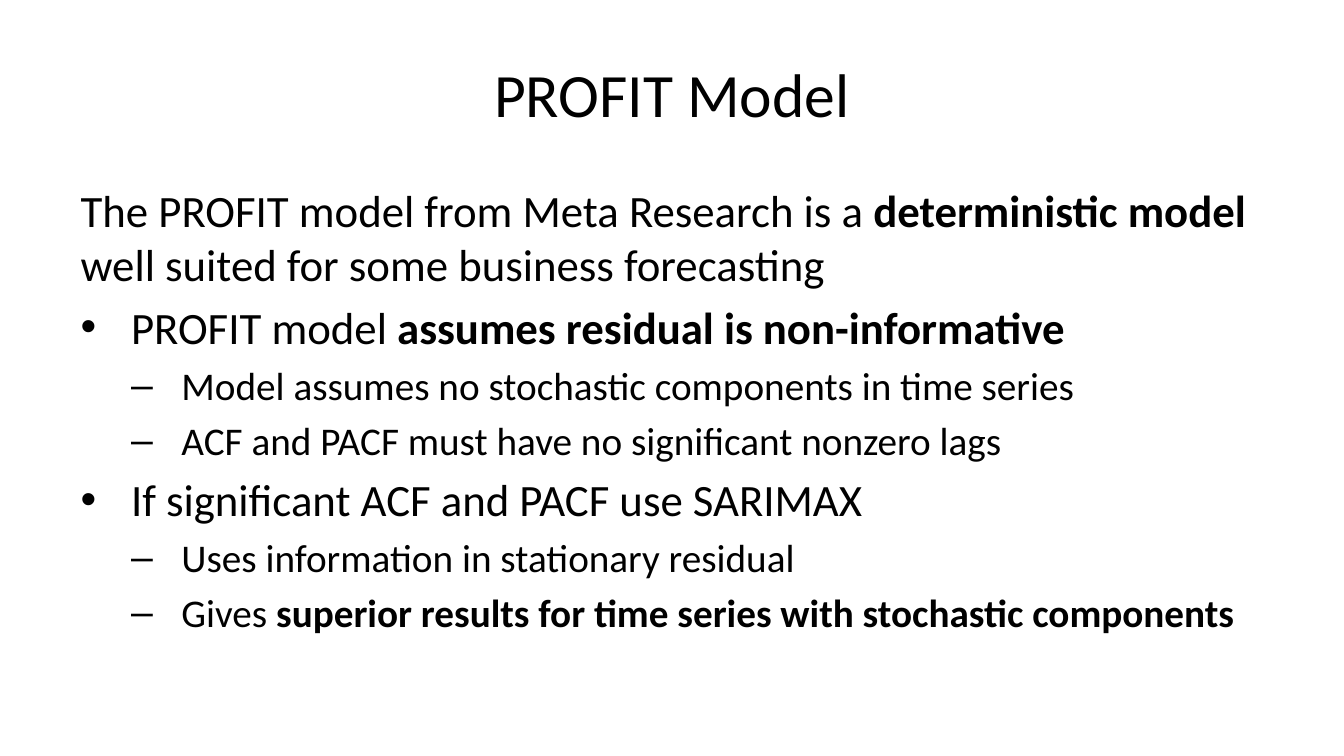
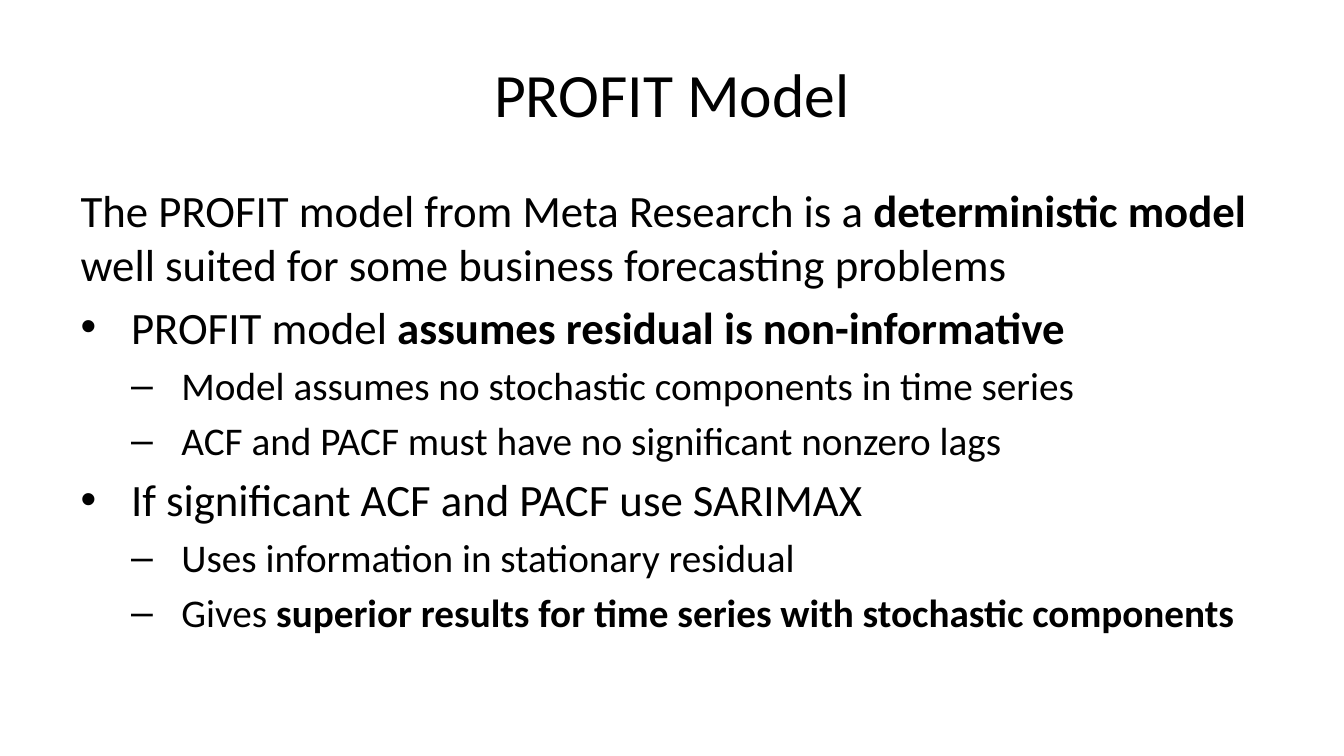
Before and after one commit to StephenElston/CSCI-E-83, a slide deck: slide 54 of LectureSlides/12_IntroductionToTimeSeriesForecasting.pptx. Drawn at 1344x756 pixels with LibreOffice and Linux fonts; fonts in the diff are those of the drawing. Boxes give left, top, right and bottom in pixels: in the first picture for what was removed or moved away, otherwise in the second. Text is boxed around its words. In the diff, an @@ line names an element or a change of style, - is before the commit and + after.

Commit message:
Corrections and updates to time series forecast slides

```diff
--- a/LectureSlides/12_IntroductionToTimeSeriesForecasting.pptx
+++ b/LectureSlides/12_IntroductionToTimeSeriesForecasting.pptx
@@ text at (x1=81, y1=195, x2=1246, y2=289): text changed @@
-The PROFIT model from Meta Research is a deterministic model well suited for some business forecasting
+The PROFIT model from Meta Research is a deterministic model well suited for some business forecasting problems
```
Also in this commit, not shown: 5 slides removed.
